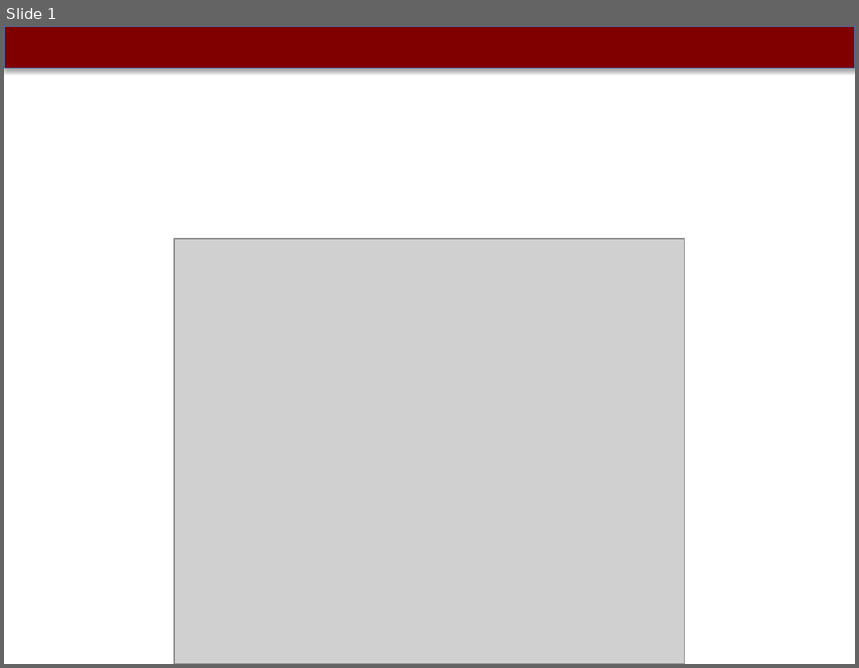
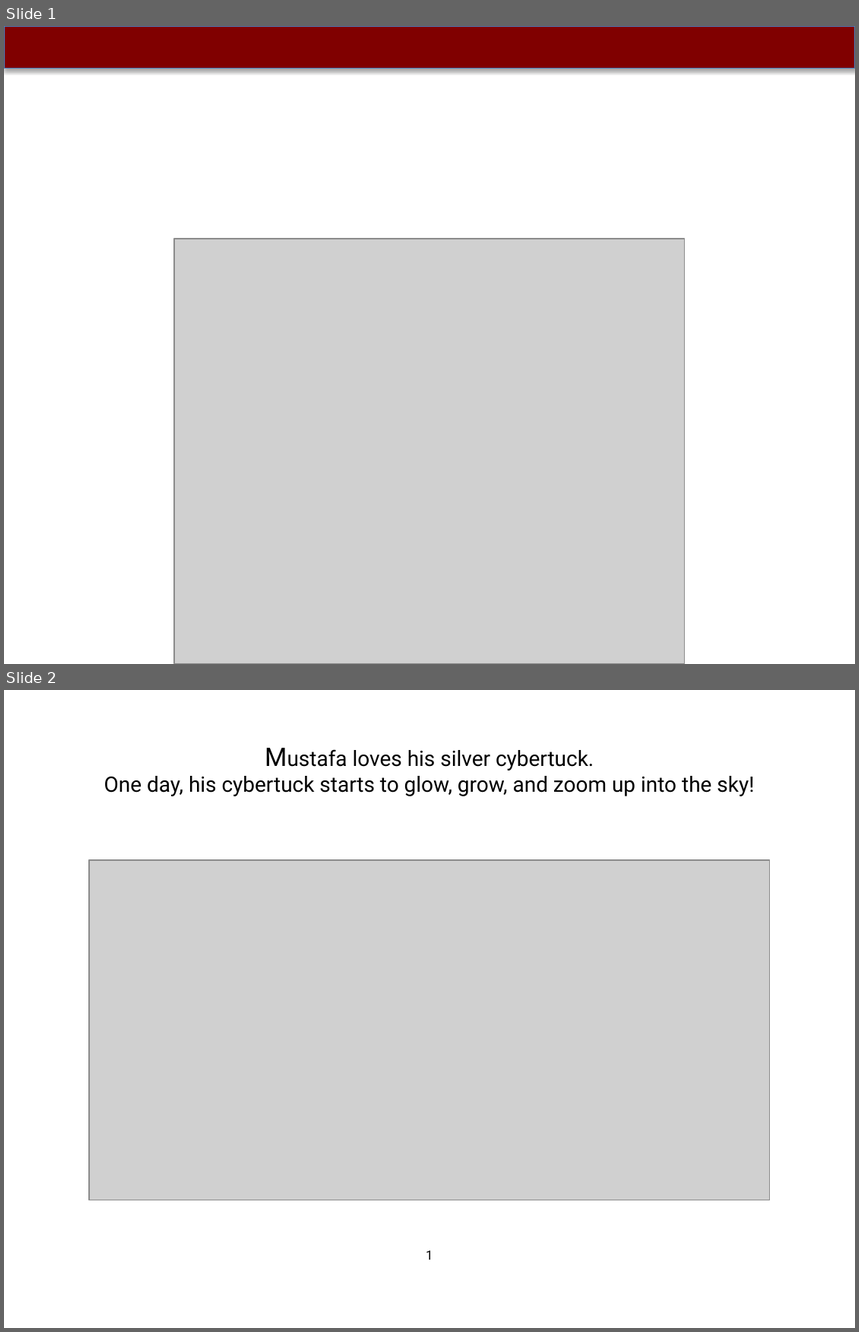
Before and after one commit to abidlabs/drawbook, a slide deck: test.pptx. Shown one above the other, each under a label of ours: slide 1 before the commit, slides 1 and 2 after it. The pictures are 859x668 and 859x1332 pixels, drawn with LibreOffice and Linux fonts; fonts in the diff are those of the drawing; grey boxes stand for pictures. Boxes give left, top, right and bottom in pixels: in the first picture for what was removed or moved away, otherwise in the second. Text is boxed around its words. In the diff, an @@ line names an element or a change of style, - is before the commit and + after.

```diff
--- a/test.pptx
+++ b/test.pptx
@@ slide 2 added at [4,690,855,1328], background #FFFFFF @@
@@ title added at [104,750,754,796], 18 pt, text #000000 @@
+Mustafa loves his silver cybertuck.
+One day, his cybertuck starts to glow, grow, and zoom up into the sky!
@@ picture added at [89,860,770,1201] @@
@@ text added at [426,1251,433,1260], 10.8 pt, text #000000 @@
+1
```
Also in this commit, not shown: 2 other slides added, 3 slides removed, 3 other files.
